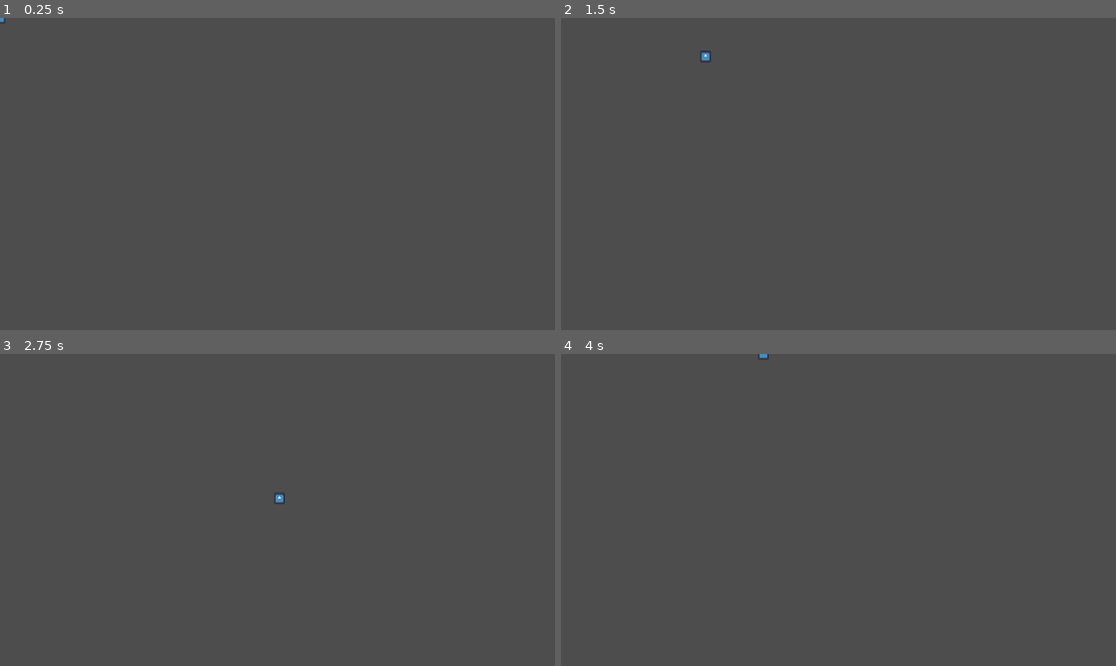
Above: before the commit, frames 1-4 (two rows, left to right).
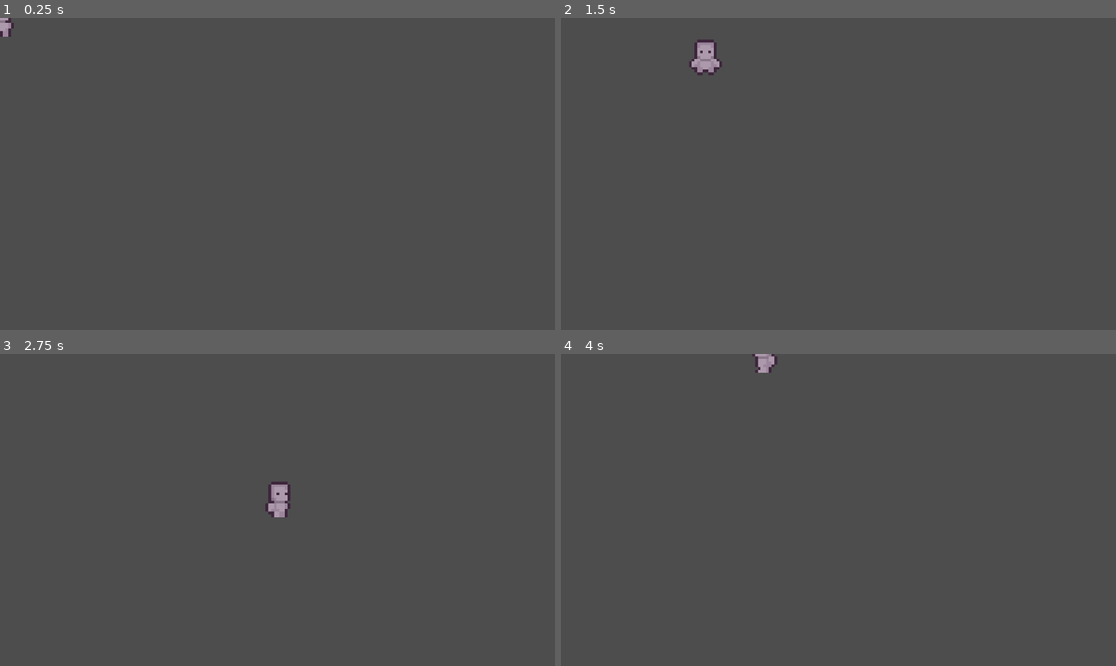
Above: after the commit, the same moments.

Repository: bryan-gagne-plante/BulletBallet
Game: Godot game, scene res://player.tscn
Two runs of this game, one before a commit and one after it. Both use one fixed random seed, a clock stepped at 60 frames per second and the inputs below. The project has no main scene, so this scene is started directly. The engine's default icon, where the game draws it, is replaced by a stand-in: a white triangle on a blue panel in a dark square.
Inputs:
- Up to frame 1 (0.25 s): no input
- Up to frame 2 (1.5 s): tap Enter at 0.5 s; hold D (move_right) 0.53-1.28 s; hold S (move_down) from 1.28 s (still down)
- Up to frame 3 (2.75 s): release S (move_down) at 2.03 s; hold D (move_right) from 2.03 s (still down)
- Up to frame 4 (4 s): release D (move_right) at 2.78 s; hold W (move_up) 2.78-3.53 s; hold A (move_left) from 3.53 s (still down)

The runs differ from the first frame. In frame 1, 0.1% of the frame differs, in the area x 0-3%, y 0-7%; in frame 2, 0.5%, in the area x 23-30%, y 6-19%; in frame 3, 0.4%; in frame 4, 0.2%.

Commit message:
Ajout des animations

Diff:
--- a/player.gd
+++ b/player.gd
@@ -1,9 +1,41 @@
 extends CharacterBody2D
 
-var speed = 400  # pixels/sec
+@export var speed = 400  # pixels/sec
+var last_direction = Vector2.ZERO
+
+func _ready():
+	$AnimationPlayer.play("front_idle")
 
 func _physics_process(delta):
-	var direction = Input.get_vector("move_left", "move_right", "move_up", "move_down")
-	velocity = direction * speed
+	var moving_direction = Input.get_vector("move_left", "move_right", "move_up", "move_down")
+	velocity = moving_direction * speed
 
+	if last_direction != moving_direction and moving_direction != Vector2.ZERO:
+		last_direction = moving_direction
+
+	animate_character(last_direction)
 	move_and_slide()
+
+func animate_character(direction):
+	if Input.is_action_pressed("move_left"):
+		flip_sprite_and_play_animation(true,"walk_right")
+	elif Input.is_action_pressed("move_right"):
+		flip_sprite_and_play_animation(false,"walk_right")
+	elif Input.is_action_pressed("move_up"):
+		$AnimationPlayer.play("walk_up")
+	elif Input.is_action_pressed("move_down"):
+		$AnimationPlayer.play("walk_down")
+	else:
+		play_idle_animation(direction)
+
+func flip_sprite_and_play_animation(isFlipped, animation):
+	$Sprite2D.flip_h = isFlipped
+	$AnimationPlayer.play(animation)
+
+func play_idle_animation(direction):
+	if direction.y < 0:  # Moving up
+		$AnimationPlayer.play("back_idle")
+	elif direction.y > 0:  # Moving down
+		$AnimationPlayer.play("front_idle")
+	else:
+		$AnimationPlayer.play("right_idle") # Sprite flipped in animate_character
--- a/player.tscn
+++ b/player.tscn
@@ -1,16 +1,243 @@
-[gd_scene load_steps=4 format=3 uid="uid://4x6g8x42gxwp"]
-
-[ext_resource type="Texture2D" uid="uid://b4s3b0bgf1i50" path="res://icon.svg" id="1_5ubug"]
+[gd_scene load_steps=17 format=3 uid="uid://4x6g8x42gxwp"]
+
 [ext_resource type="Script" path="res://player.gd" id="1_efsik"]
+[ext_resource type="Texture2D" uid="uid://bxtsjnudcxvlf" path="res://Assets/Prototype_Character/Prototype_Character.png" id="2_sac02"]
 
 [sub_resource type="CapsuleShape2D" id="CapsuleShape2D_qyb1n"]
+radius = 26.0
+height = 98.0
+
+[sub_resource type="Animation" id="Animation_aac0o"]
+resource_name = "back_idle"
+length = 0.2
+loop_mode = 1
+tracks/0/type = "value"
+tracks/0/imported = false
+tracks/0/enabled = true
+tracks/0/path = NodePath("Sprite2D:frame")
+tracks/0/interp = 1
+tracks/0/loop_wrap = true
+tracks/0/keys = {
+"times": PackedFloat32Array(0, 0.1),
+"transitions": PackedFloat32Array(1, 1),
+"update": 1,
+"values": [8, 9]
+}
+
+[sub_resource type="Animation" id="Animation_ekxw7"]
+resource_name = "death_down"
+length = 0.4
+tracks/0/type = "value"
+tracks/0/imported = false
+tracks/0/enabled = true
+tracks/0/path = NodePath("Sprite2D:frame")
+tracks/0/interp = 1
+tracks/0/loop_wrap = true
+tracks/0/keys = {
+"times": PackedFloat32Array(0, 0.1, 0.2, 0.3),
+"transitions": PackedFloat32Array(1, 1, 1, 1),
+"update": 1,
+"values": [36, 37, 38, 39]
+}
+
+[sub_resource type="Animation" id="Animation_vmw11"]
+resource_name = "death_right"
+length = 0.4
+tracks/0/type = "value"
+tracks/0/imported = false
+tracks/0/enabled = true
+tracks/0/path = NodePath("Sprite2D:frame")
+tracks/0/interp = 1
+tracks/0/loop_wrap = true
+tracks/0/keys = {
+"times": PackedFloat32Array(0, 0.1, 0.2, 0.3),
+"transitions": PackedFloat32Array(1, 1, 1, 1),
+"update": 1,
+"values": [40, 41, 42, 43]
+}
+
+[sub_resource type="Animation" id="Animation_tpa0c"]
+resource_name = "death_up"
+length = 0.4
+tracks/0/type = "value"
+tracks/0/imported = false
+tracks/0/enabled = true
+tracks/0/path = NodePath("Sprite2D:frame")
+tracks/0/interp = 1
+tracks/0/loop_wrap = true
+tracks/0/keys = {
+"times": PackedFloat32Array(0, 0.1, 0.2, 0.3),
+"transitions": PackedFloat32Array(1, 1, 1, 1),
+"update": 1,
+"values": [44, 45, 46, 47]
+}
+
+[sub_resource type="Animation" id="Animation_038b3"]
+resource_name = "front_idle"
+length = 0.2
+loop_mode = 1
+tracks/0/type = "value"
+tracks/0/imported = false
+tracks/0/enabled = true
+tracks/0/path = NodePath("Sprite2D:frame")
+tracks/0/interp = 1
+tracks/0/loop_wrap = true
+tracks/0/keys = {
+"times": PackedFloat32Array(0, 0.1),
+"transitions": PackedFloat32Array(1, 1),
+"update": 1,
+"values": [0, 1]
+}
+
+[sub_resource type="Animation" id="Animation_js6u4"]
+resource_name = "hit_down"
+length = 0.4
+tracks/0/type = "value"
+tracks/0/imported = false
+tracks/0/enabled = true
+tracks/0/path = NodePath("Sprite2D:frame")
+tracks/0/interp = 1
+tracks/0/loop_wrap = true
+tracks/0/keys = {
+"times": PackedFloat32Array(0, 0.1, 0.2, 0.3),
+"transitions": PackedFloat32Array(1, 1, 1, 1),
+"update": 1,
+"values": [24, 25, 26, 27]
+}
+
+[sub_resource type="Animation" id="Animation_hklh8"]
+resource_name = "hit_right"
+length = 0.4
+tracks/0/type = "value"
+tracks/0/imported = false
+tracks/0/enabled = true
+tracks/0/path = NodePath("Sprite2D:frame")
+tracks/0/interp = 1
+tracks/0/loop_wrap = true
+tracks/0/keys = {
+"times": PackedFloat32Array(0, 0.1, 0.2, 0.3),
+"transitions": PackedFloat32Array(1, 1, 1, 1),
+"update": 1,
+"values": [28, 29, 30, 31]
+}
+
+[sub_resource type="Animation" id="Animation_cjply"]
+resource_name = "hit_up"
+length = 0.4
+tracks/0/type = "value"
+tracks/0/imported = false
+tracks/0/enabled = true
+tracks/0/path = NodePath("Sprite2D:frame")
+tracks/0/interp = 1
+tracks/0/loop_wrap = true
+tracks/0/keys = {
+"times": PackedFloat32Array(0, 0.1, 0.2, 0.3),
+"transitions": PackedFloat32Array(1, 1, 1, 1),
+"update": 1,
+"values": [32, 33, 34, 35]
+}
+
+[sub_resource type="Animation" id="Animation_e866s"]
+resource_name = "right_idle"
+length = 0.2
+loop_mode = 1
+tracks/0/type = "value"
+tracks/0/imported = false
+tracks/0/enabled = true
+tracks/0/path = NodePath("Sprite2D:frame")
+tracks/0/interp = 1
+tracks/0/loop_wrap = true
+tracks/0/keys = {
+"times": PackedFloat32Array(0, 0.1),
+"transitions": PackedFloat32Array(1, 1),
+"update": 1,
+"values": [4, 5]
+}
+
+[sub_resource type="Animation" id="Animation_1p3xh"]
+resource_name = "walk_down"
+length = 0.4
+loop_mode = 1
+tracks/0/type = "value"
+tracks/0/imported = false
+tracks/0/enabled = true
+tracks/0/path = NodePath("Sprite2D:frame")
+tracks/0/interp = 1
+tracks/0/loop_wrap = true
+tracks/0/keys = {
+"times": PackedFloat32Array(0, 0.1, 0.2, 0.3),
+"transitions": PackedFloat32Array(1, 1, 1, 1),
+"update": 1,
+"values": [12, 13, 14, 15]
+}
+
+[sub_resource type="Animation" id="Animation_wu04r"]
+resource_name = "walk_right"
+length = 0.4
+loop_mode = 1
+tracks/0/type = "value"
+tracks/0/imported = false
+tracks/0/enabled = true
+tracks/0/path = NodePath("Sprite2D:frame")
+tracks/0/interp = 1
+tracks/0/loop_wrap = true
+tracks/0/keys = {
+"times": PackedFloat32Array(0, 0.1, 0.2, 0.3),
+"transitions": PackedFloat32Array(1, 1, 1, 1),
+"update": 1,
+"values": [16, 17, 18, 19]
+}
+
+[sub_resource type="Animation" id="Animation_35swu"]
+resource_name = "walk_up"
+length = 0.4
+loop_mode = 1
+tracks/0/type = "value"
+tracks/0/imported = false
+tracks/0/enabled = true
+tracks/0/path = NodePath("Sprite2D:frame")
+tracks/0/interp = 1
+tracks/0/loop_wrap = true
+tracks/0/keys = {
+"times": PackedFloat32Array(0, 0.1, 0.2, 0.3),
+"transitions": PackedFloat32Array(1, 1, 1, 1),
+"update": 1,
+"values": [20, 21, 22, 23]
+}
+
+[sub_resource type="AnimationLibrary" id="AnimationLibrary_fd8tw"]
+_data = {
+"back_idle": SubResource("Animation_aac0o"),
+"death_down": SubResource("Animation_ekxw7"),
+"death_right": SubResource("Animation_vmw11"),
+"death_up": SubResource("Animation_tpa0c"),
+"front_idle": SubResource("Animation_038b3"),
+"hit_down": SubResource("Animation_js6u4"),
+"hit_right": SubResource("Animation_hklh8"),
+"hit_up": SubResource("Animation_cjply"),
+"right_idle": SubResource("Animation_e866s"),
+"walk_down": SubResource("Animation_1p3xh"),
+"walk_right": SubResource("Animation_wu04r"),
+"walk_up": SubResource("Animation_35swu")
+}
 
 [node name="CharacterBody2D" type="CharacterBody2D"]
 script = ExtResource("1_efsik")
 
 [node name="Sprite2D" type="Sprite2D" parent="."]
-scale = Vector2(0.171875, 0.1875)
-texture = ExtResource("1_5ubug")
+texture_filter = 1
+position = Vector2(-7.62939e-06, -1)
+scale = Vector2(5.72461, 5.6875)
+texture = ExtResource("2_sac02")
+hframes = 4
+vframes = 12
+frame = 8
 
 [node name="CollisionShape2D" type="CollisionShape2D" parent="."]
 shape = SubResource("CapsuleShape2D_qyb1n")
+
+[node name="AnimationPlayer" type="AnimationPlayer" parent="."]
+libraries = {
+"": SubResource("AnimationLibrary_fd8tw")
+}
+speed_scale = 0.65
Binary file added: Assets/Extra/Shadow.png
Not shown, added: Assets/Extra/Shadow.png.import
Binary file added: Assets/Prototype_Character/Prototype_Character.aseprite
Binary file added: Assets/Prototype_Character/Prototype_Character.png
Not shown, added: Assets/Prototype_Character/Prototype_Character.png.import
